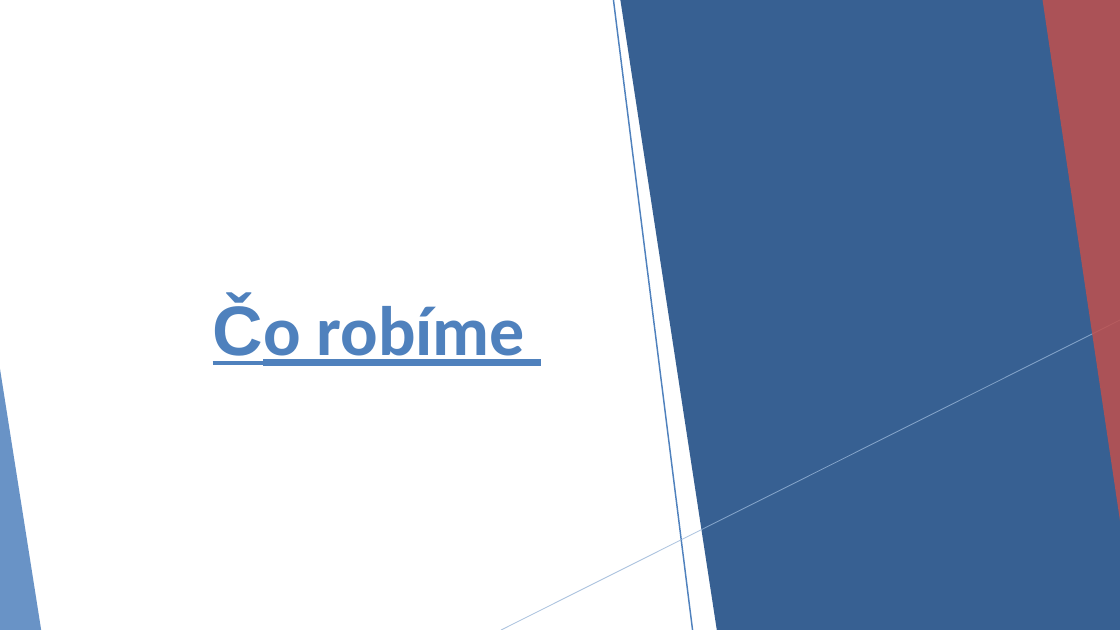
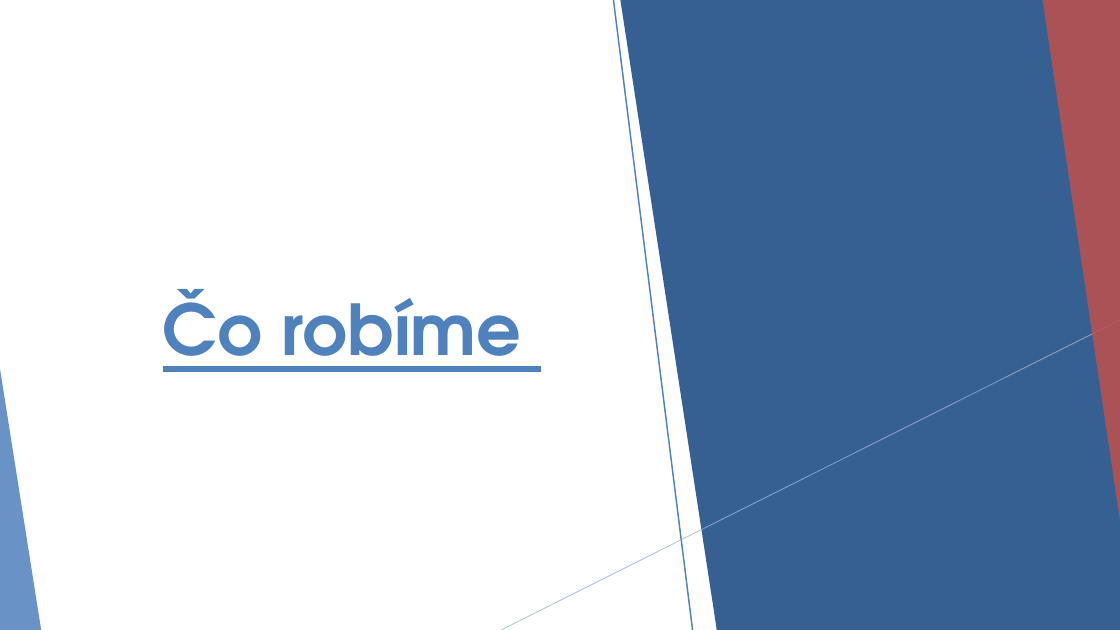
Before and after one commit to Matus49/Meteorological_project, a slide deck: slide 2 of OmniSense.odp. Drawn at 1120x630 pixels with LibreOffice and Linux fonts; fonts in the diff are those of the drawing. Boxes give left, top, right and bottom in pixels: in the first picture for what was removed or moved away, otherwise in the second. Text is boxed around its words. In the diff, an @@ line names an element or a change of style, - is before the commit and + after.

```diff
--- a/OmniSense.odp
+++ b/OmniSense.odp
@@ title "Čo robíme" at (163,289,521,372): font Arial to TeX Gyre Adventor in "Čo"; font Calibri to TeX Gyre Adventor in "Čo robíme" @@
```
Also in this commit, not shown: 11 other slides changed.
